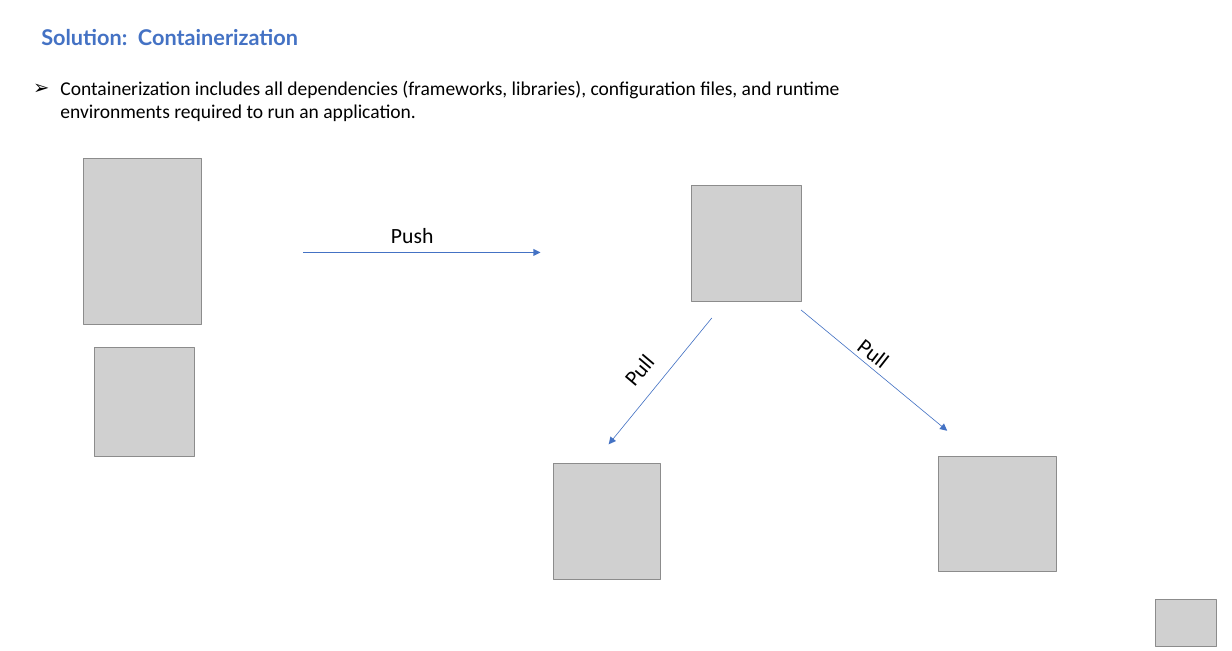
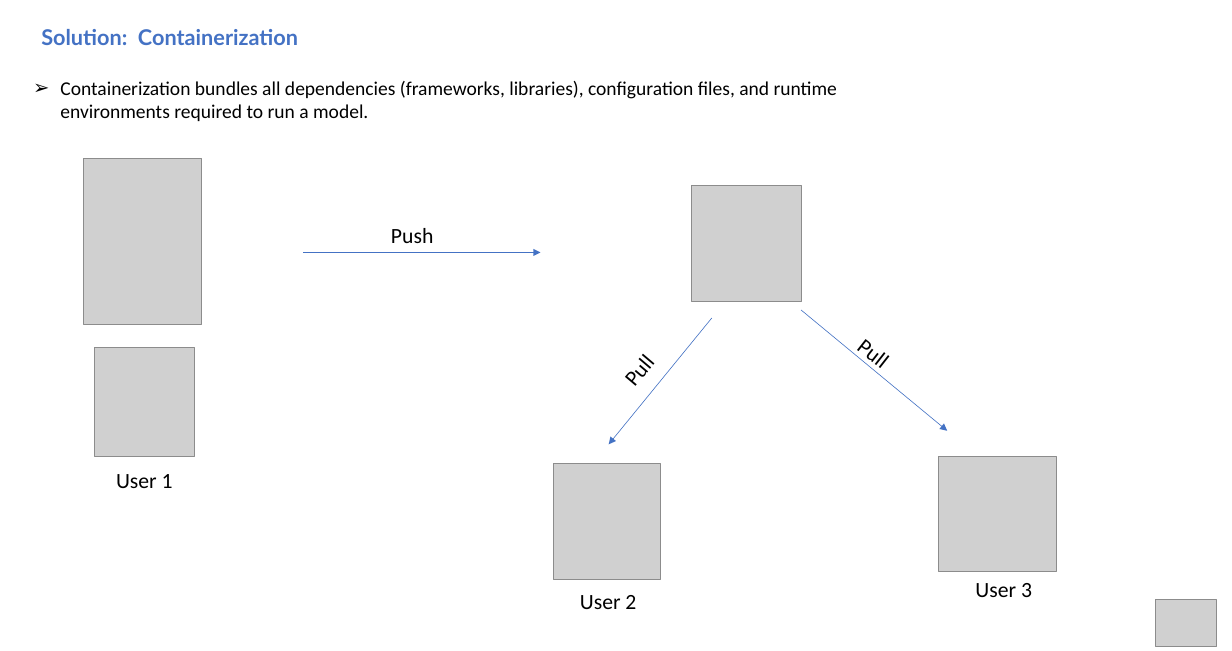
Before and after one commit to hmhwe/IMAGEN_Backend, a slide deck: slide 6 of docs/StakeholderM_CV.pptx. Drawn at 1232x651 pixels with LibreOffice and Linux fonts; fonts in the diff are those of the drawing; grey boxes stand for pictures. Boxes give left, top, right and bottom in pixels: in the first picture for what was removed or moved away, otherwise in the second. Text is boxed around its words. In the diff, an @@ line names an element or a change of style, - is before the commit and + after.

```diff
--- a/docs/StakeholderM_CV.pptx
+++ b/docs/StakeholderM_CV.pptx
@@ text at [60,81,837,121]: text changed @@
-➢ Containerization includes all dependencies (frameworks, libraries), configuration files, and runtime environments required to run an application.
+➢ Containerization bundles all dependencies (frameworks, libraries), configuration files, and runtime environments required to run a model.
@@ text added at [116,474,173,488], 18 pt, text #000000 @@
+User 1
@@ text added at [580,595,636,609], 18 pt, text #000000 @@
+User 2
@@ text added at [975,583,1032,597], 18 pt, text #000000 @@
+User 3
```
Also in this commit, not shown: 11 other slides changed.
